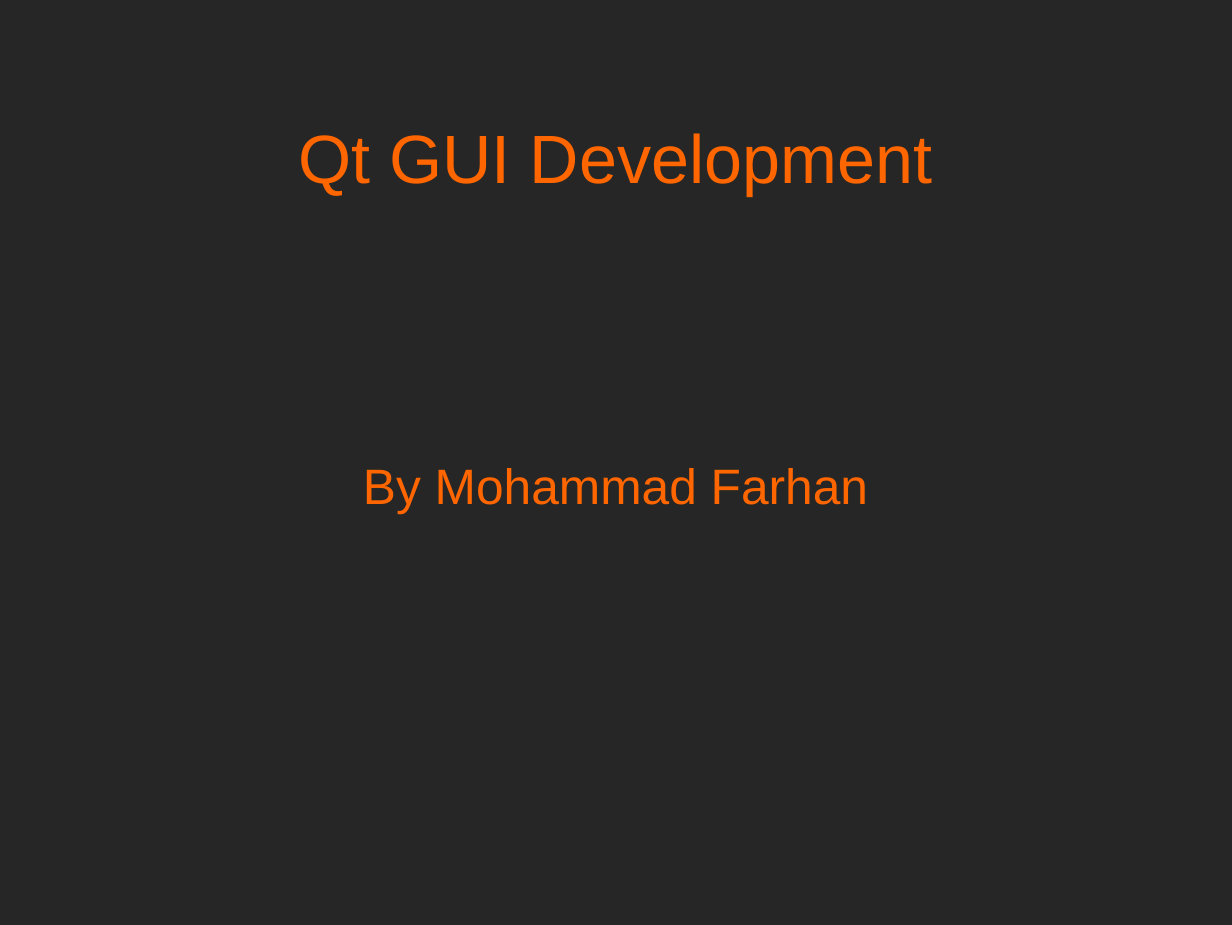
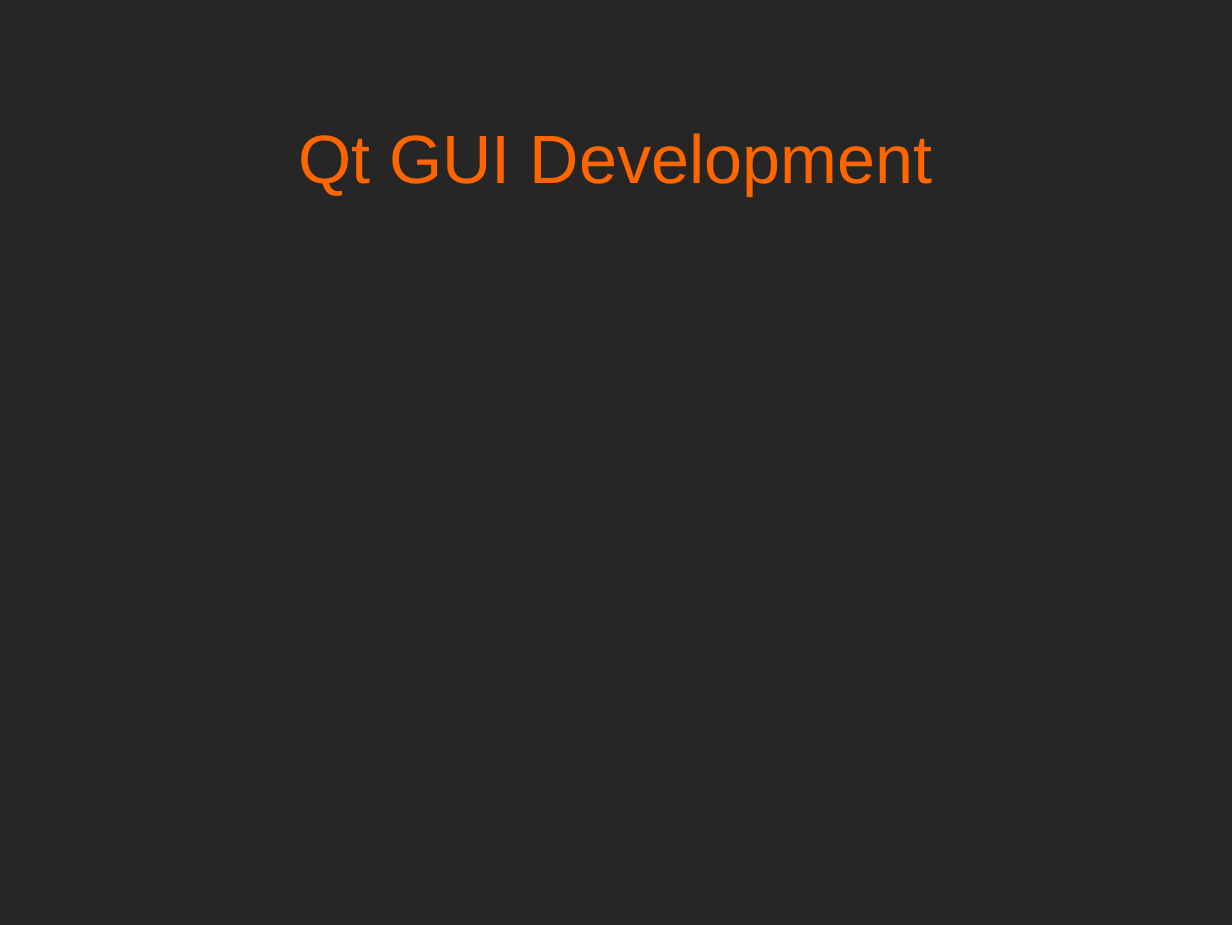
Before and after one commit to mfarhan12/qt-presentation, a slide deck: slide 1 of OPAG QT Presentation.odp. Drawn at 1232x925 pixels with LibreOffice and Linux fonts; fonts in the diff are those of the drawing. Boxes give left, top, right and bottom in pixels: in the first picture for what was removed or moved away, otherwise in the second. Text is boxed around its words. In the diff, an @@ line names an element or a change of style, - is before the commit and + after.

```diff
--- a/OPAG QT Presentation.odp
+++ b/OPAG QT Presentation.odp
@@ subtitle removed at (363, 468, 868, 513) @@
-By Mohammad Farhan
```
Also in this commit, not shown: 13 other slides changed, 1 other file.
